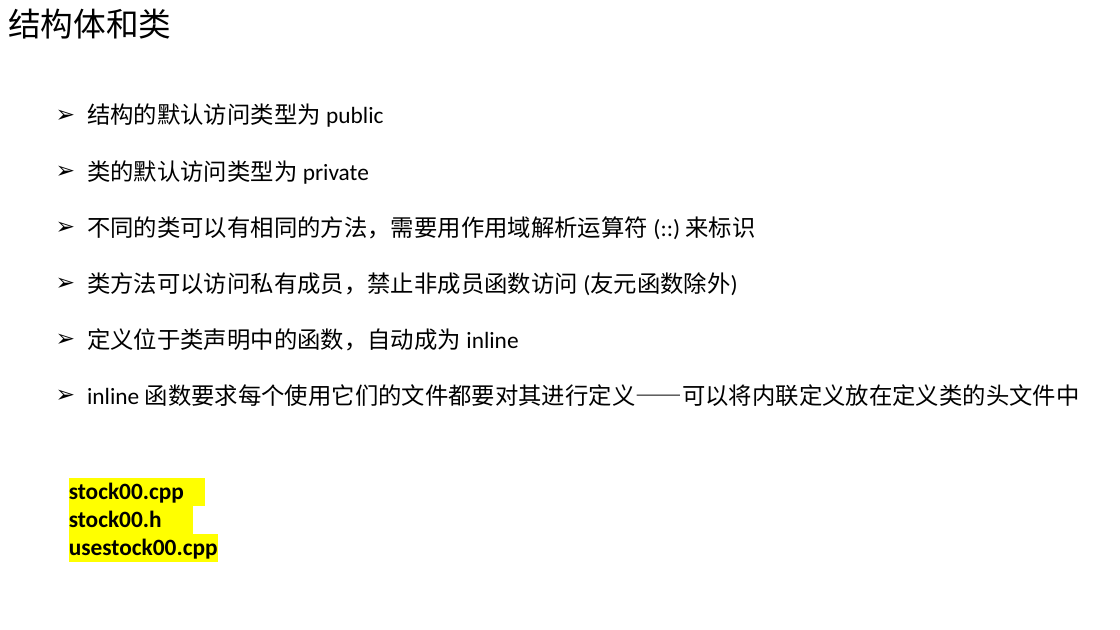
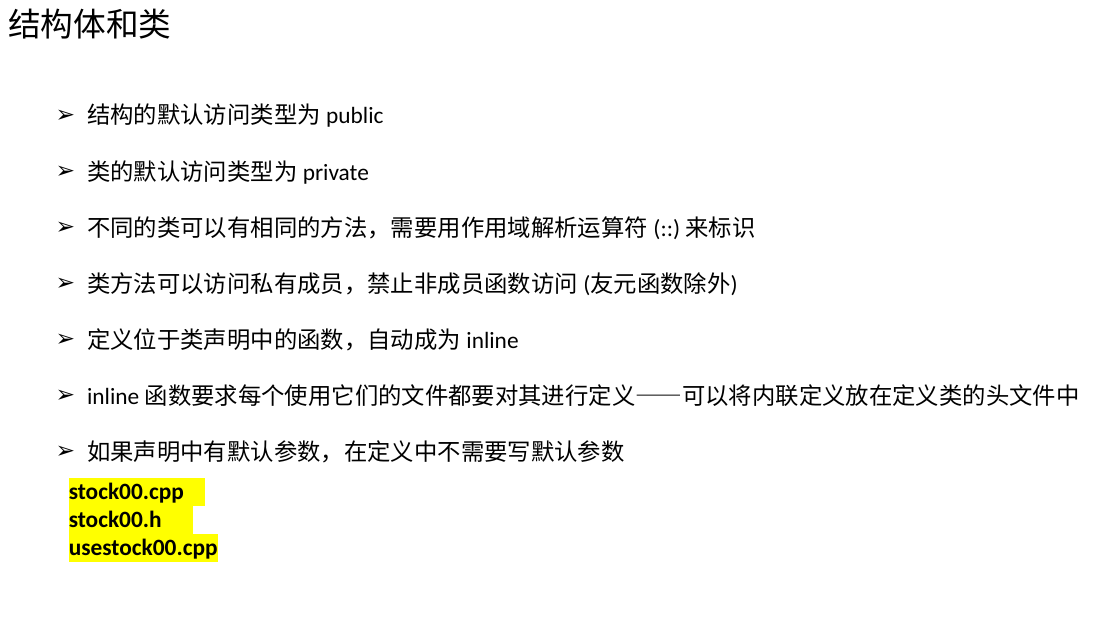
Before and after one commit to Chao200/CPP_Primer_Plus, a slide deck: slide 47 of C++ Primer Plus.pptx. Drawn at 1120x630 pixels with LibreOffice and Linux fonts; fonts in the diff are those of the drawing. Boxes give left, top, right and bottom in pixels: in the first picture for what was removed or moved away, otherwise in the second. Text is boxed around its words. In the diff, an @@ line names an element or a change of style, - is before the commit and + after.

Commit message:
add PPT

```diff
--- a/C++ Primer Plus.pptx
+++ b/C++ Primer Plus.pptx
@@ text at box(87, 440, 625, 463): paragraph added @@
+➢ 如果声明中有默认参数，在定义中不需要写默认参数
```
